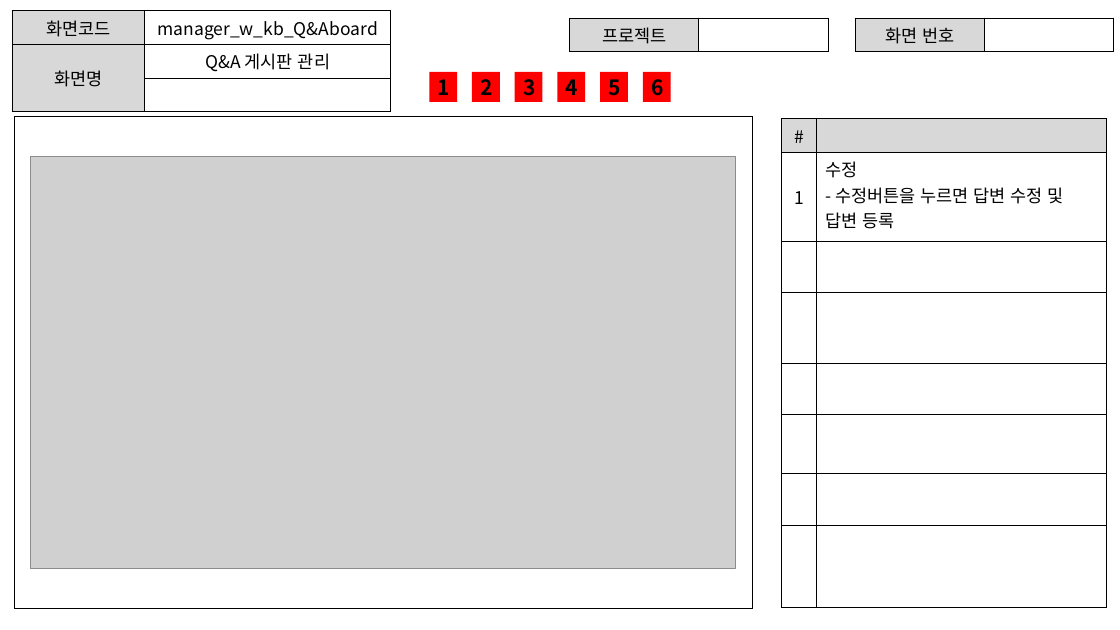
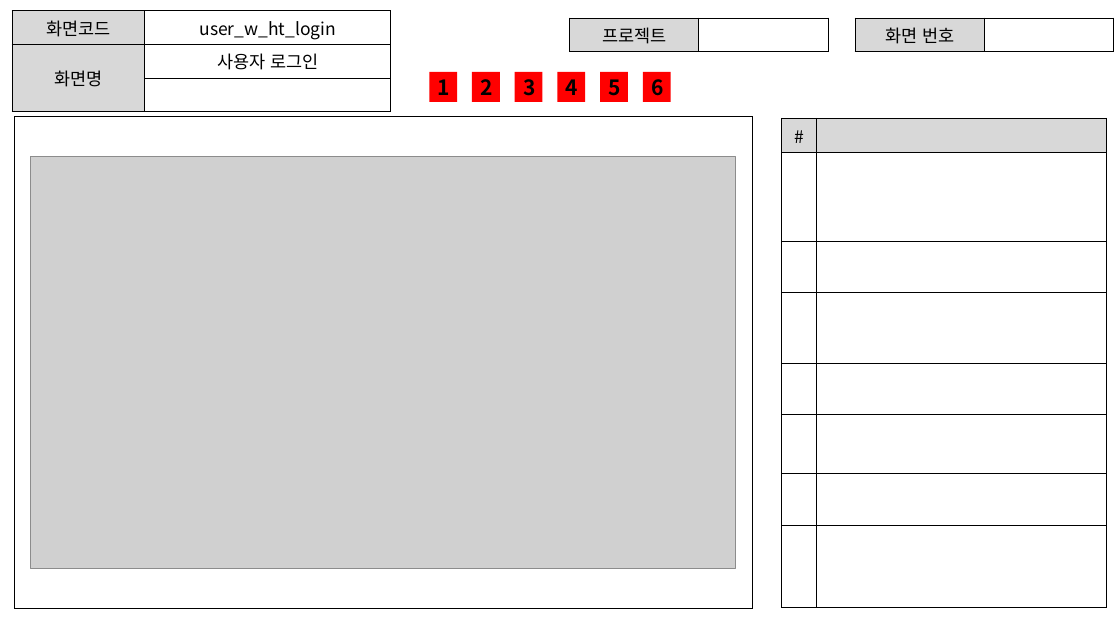
Before and after one commit to ezenteam2/EzenCrowdFunding, a slide deck: slide 10 of project03 화면설계서/project03 - 화면 설계서 - 기범.pptx (slide 15 before the commit). Drawn at 1120x630 pixels with LibreOffice and Linux fonts; fonts in the diff are those of the drawing; grey boxes stand for pictures. Boxes give left, top, right and bottom in pixels: in the first picture for what was removed or moved away, otherwise in the second. Text is boxed around its words. In the diff, an @@ line names an element or a change of style, - is before the commit and + after.

```diff
--- a/project03 화면설계서/project03 - 화면 설계서 - 기범.pptx
+++ b/project03 화면설계서/project03 - 화면 설계서 - 기범.pptx
@@ table at [12, 11, 391, 99] @@
-row 1, column 2: manager_w_kb_Q&Aboard
+row 1, column 2: user_w_ht_login
-row 2, column 2: Q&A 게시판 관리
+row 2, column 2: 사용자 로그인
@@ table at [782, 118, 1107, 607] @@
-row 2: 1 | 수정 / - 수정버튼을 누르면 답변 수정 및 답변 등록
+row 8:  | 
```
Also in this commit, not shown: 7 other slides changed, 12 slides removed, 8 other files.
